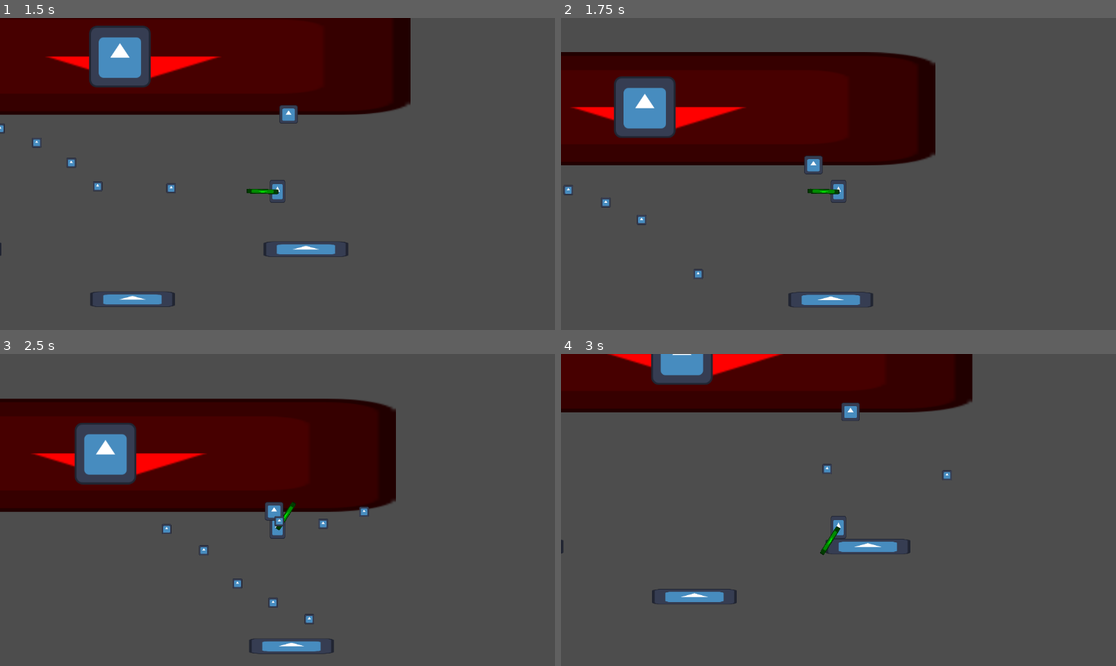
Above: before the commit, frames 1-4 (two rows, left to right).
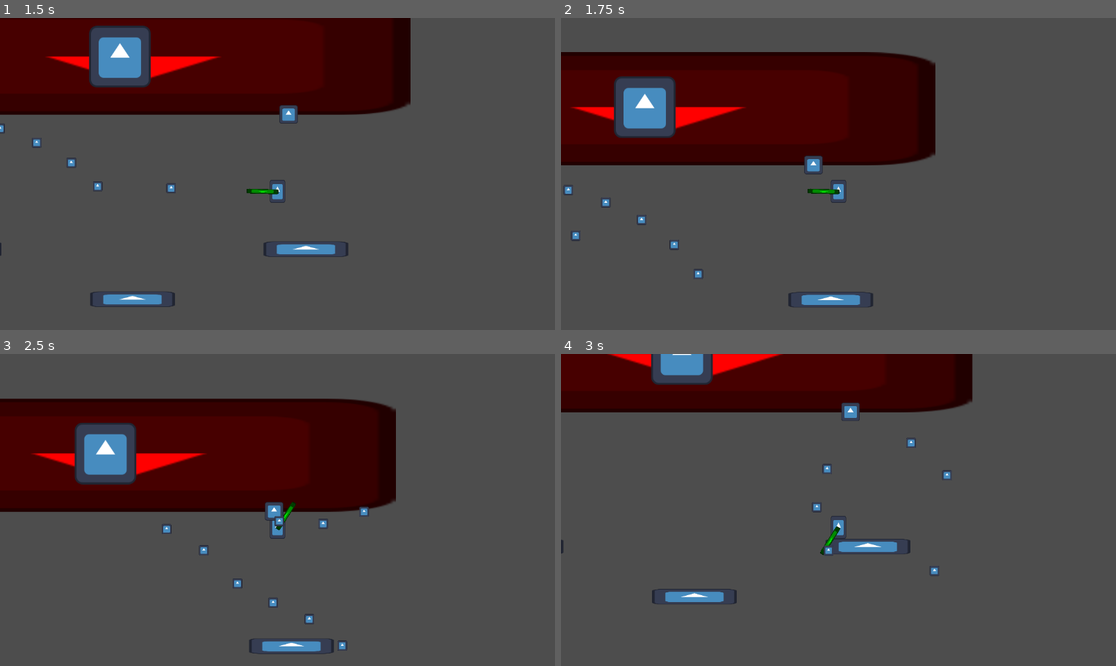
Above: after the commit, the same moments.

Repository: Cyberiada2025-2026/battle-of-pobliz
Game: Godot game, scene res://scenes/debug/battle_arena_graybox.tscn
Two runs of this game, one before a commit and one after it. Both use one fixed random seed, a clock stepped at 60 frames per second and the inputs below. The project has no main scene, so this scene is started directly. The engine's default icon, where the game draws it, is replaced by a stand-in: a white triangle on a blue panel in a dark square.
Inputs (mouse positions are in pixels of both pictures, inside the frame that each line leads up to):
- Up to frame 1 (1.5 s): move the mouse to (399, 158) at 0.52 s; hold D (move_right) from 0.53 s (still down); right-click (399, 158) at 0.6 s; tap W (jump) at 0.77 s; move the mouse to (166, 189) at 1.27 s; click (166, 189) at 1.35 s
- Up to frame 2 (1.75 s): keep holding D (move_right); tap W (jump) at 1.52 s
- Up to frame 3 (2.5 s): move the mouse to (333, 441) at 2.02 s; release D (move_right) at 2.03 s; hold A (move_left) from 2.03 s (still down); right-click (333, 441) at 2.1 s
- Up to frame 4 (3 s): move the mouse to (810, 572) at 2.77 s; release A (move_left) at 2.78 s; hold D (move_right) from 2.78 s (still down); click (810, 572) at 2.85 s

Frame 1 is identical in both runs. In frame 2, less than 0.1% of the frame differs, in the area x 1-22%, y 68-75%; in frame 3, less than 0.1%; in frame 4, 0.1%, in the area x 45-69%, y 26-72%.

Commit message:
platformy

Diff:
--- a/project.godot
+++ b/project.godot
@@ -59,6 +59,7 @@
 
 [layer_names]
 
+2d_physics/layer_5="Bullet Destroyer"
 2d_physics/layer_8="Bodies"
 2d_physics/layer_9="PlayerAtacks"
 2d_physics/layer_10="BossAtacks"
--- a/scenes/debug/battle_arena_graybox.tscn
+++ b/scenes/debug/battle_arena_graybox.tscn
@@ -16,6 +16,7 @@
 [node name="BattleArenaGraybox" type="Node2D" unique_id=320536822]
 
 [node name="Boundaries" type="StaticBody2D" parent="." unique_id=1832092565]
+collision_layer = 17
 
 [node name="BoundaryLeft" type="CollisionShape2D" parent="Boundaries" unique_id=1572797802]
 position = Vector2(-2, 303)
--- a/shared/projectiles/boss/basic_bullet.tscn
+++ b/shared/projectiles/boss/basic_bullet.tscn
@@ -8,7 +8,7 @@
 
 [node name="BasicBullet" type="RigidBody2D" unique_id=1546428308 node_paths=PackedStringArray("damageComponent")]
 collision_layer = 512
-collision_mask = 769
+collision_mask = 16
 mass = 0.001
 gravity_scale = 0.0
 contact_monitor = true
--- a/shared/projectiles/player/player_bullet.tscn
+++ b/shared/projectiles/player/player_bullet.tscn
@@ -8,7 +8,7 @@
 
 [node name="Player_bullet" type="RigidBody2D" unique_id=1757667699 node_paths=PackedStringArray("damageComponent")]
 collision_layer = 256
-collision_mask = 769
+collision_mask = 16
 mass = 0.001
 gravity_scale = 0.0
 contact_monitor = true
